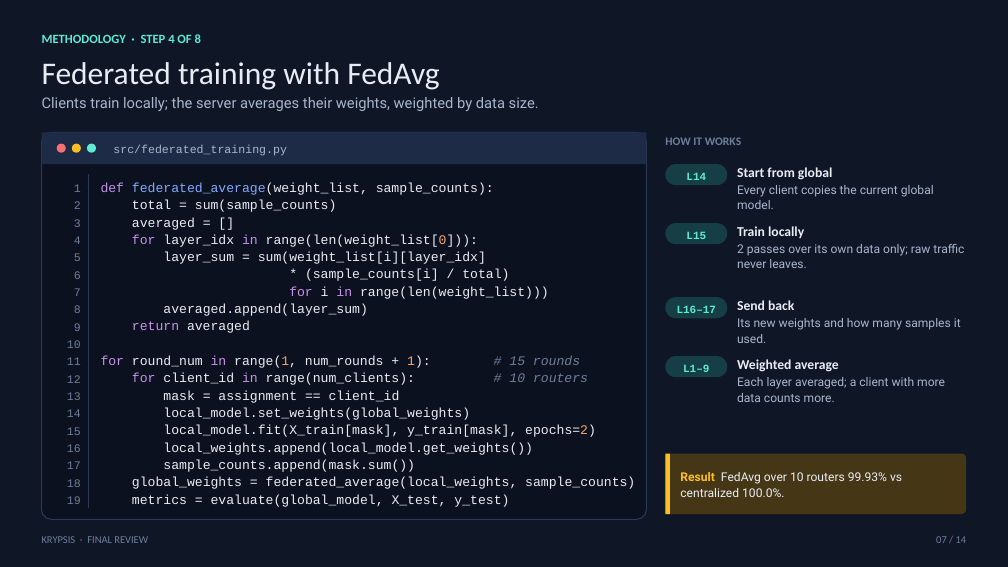
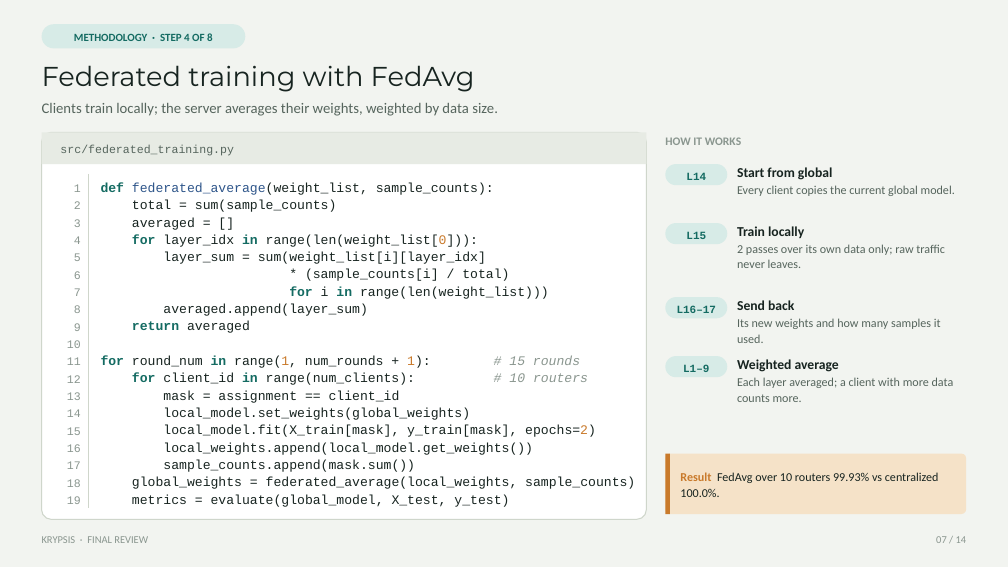
Before and after one commit to Vinudharshini18/Krypsis-A-network-intrusion-detection-system, a slide deck: slide 7 of presentation/Krypsis_Final_Review.pptx. Drawn at 1008x567 pixels with LibreOffice and Linux fonts; fonts in the diff are those of the drawing. Boxes give left, top, right and bottom in pixels: in the first picture for what was removed or moved away, otherwise in the second. Text is boxed around its words. In the diff, an @@ line names an element or a change of style, - is before the commit and + after.

Commit message:
Final review deck: use the look of the first class deck

```diff
--- a/presentation/Krypsis_Final_Review.pptx
+++ b/presentation/Krypsis_Final_Review.pptx
@@ rectangle at box(0, 0, 1008, 567): fill #0F1626 to #F2F4F0 @@
@@ text "METHODOLOGY · STEP 4 OF ..." at box(74, 33, 213, 41): size 12 to 10.5 pt, text colour #5EEAD4 to #146B62; alignment left to centre; vertical alignment top to middle @@
@@ rounded rectangle added at box(42, 24, 245, 48), fill #D7EBE7 @@
@@ text "Federated training with FedAvg" at box(42, 65, 475, 92): size 30 to 26 pt, font Calibri to Montserrat, text colour #E8EDF5 to #172420 @@
@@ text "Clients train locally; the server ..." at box(42, 103, 498, 116): font Roboto to Calibri, text colour #A9B6CB to #56655D @@
@@ rounded rectangle at box(42, 132, 647, 520): fill #0B111E to #FFFFFF; outline #2A3958 1 pt to #CFD6CB 1 pt @@
@@ rectangle at box(42, 132, 647, 164): fill #1E2B46 to #E7EBE4 @@
@@ ellipse removed at box(57, 144, 66, 153) @@
@@ text "src/federated_training.py": place and size @@
-text "src/federated_training.py" at box(113, 145, 287, 156)
+text "src/federated_training.py" at box(60, 145, 234, 156)
@@ text "src/federated_training.py" at box(60, 145, 234, 156): text colour #A9B6CB to #56655D @@
@@ ellipse removed at box(72, 144, 81, 153) @@
@@ ellipse removed at box(87, 144, 96, 153) @@
@@ text colour #6E7F9C to #8A968F in 4 elements at box(42, 536, 148, 543), box(936, 536, 967, 543), box(67, 184, 81, 504), box(665, 137, 741, 145) @@
@@ line (88, 174) - (88, 508): stroke #2A3958 0.75 pt to #CFD6CB 0.75 pt @@
@@ text "def federated_average(weight_list, sample_counts):" at box(101, 182, 635, 507): text colour #C792EA to #146B62, bold on in "def", "for in", "for in", "return" and 2 more places; text colour #82AAFF to #2E558A in "federated_average(weight_list,"; text colour #E8EDF5 to #172420 in "federated_average(weight_list, sample_counts):", "total = sum(sample_counts)", "averaged = []", "layer_idx range(len(weight_list[0])):" and 14 more places; text colour #F9A66C to #C97A2B in "range(len(weight_list[0])):", "range(1, 1):", "epochs=2)"; text colour #6E7F9C to #8A968F in "# 15 rounds", "# 10 routers" @@
@@ text "Start from global" at box(737, 167, 955, 196): text colour #E8EDF5 to #172420 in "Start from global"; font Roboto to Calibri, text colour #A9B6CB to #56655D in "Every client copies the current global model." @@
@@ text "Train locally" at box(737, 226, 945, 268): text colour #E8EDF5 to #172420 in "Train locally"; font Roboto to Calibri, text colour #A9B6CB to #56655D in "2 passes over its own data only; ..." @@
@@ text "Send back" at box(737, 300, 941, 343): text colour #E8EDF5 to #172420 in "Send back"; font Roboto to Calibri, text colour #A9B6CB to #56655D in "Its new weights and how many samples ..." @@
@@ text colour #5EEAD4 to #146B62 in 4 elements at box(686, 172, 706, 180), box(686, 231, 706, 239), box(677, 305, 716, 313), box(683, 364, 709, 372) @@
@@ fill #163F45 to #D7EBE7 in 4 elements at box(665, 164, 727, 185), box(665, 223, 727, 244), box(665, 297, 727, 318), box(665, 356, 727, 377) @@
@@ text "Weighted average" at box(737, 359, 954, 402): text colour #E8EDF5 to #172420 in "Weighted average"; font Roboto to Calibri, text colour #A9B6CB to #56655D in "Each layer averaged; a client with more ..." @@
@@ rounded rectangle at box(665, 454, 966, 514): fill #453716 to #F5E2C8 @@
@@ rectangle at box(665, 454, 670, 514): fill #FBBF24 to #C97A2B @@
@@ text "Result FedAvg over 10 routers ..." at box(680, 472, 939, 497): font Roboto to Calibri; text colour #FBBF24 to #C97A2B in "Result"; text colour #E8EDF5 to #172420 in "FedAvg over 10 routers 99.93% vs centralized ..." @@
```
Also in this commit, not shown: 13 other slides changed, 1 other file.
